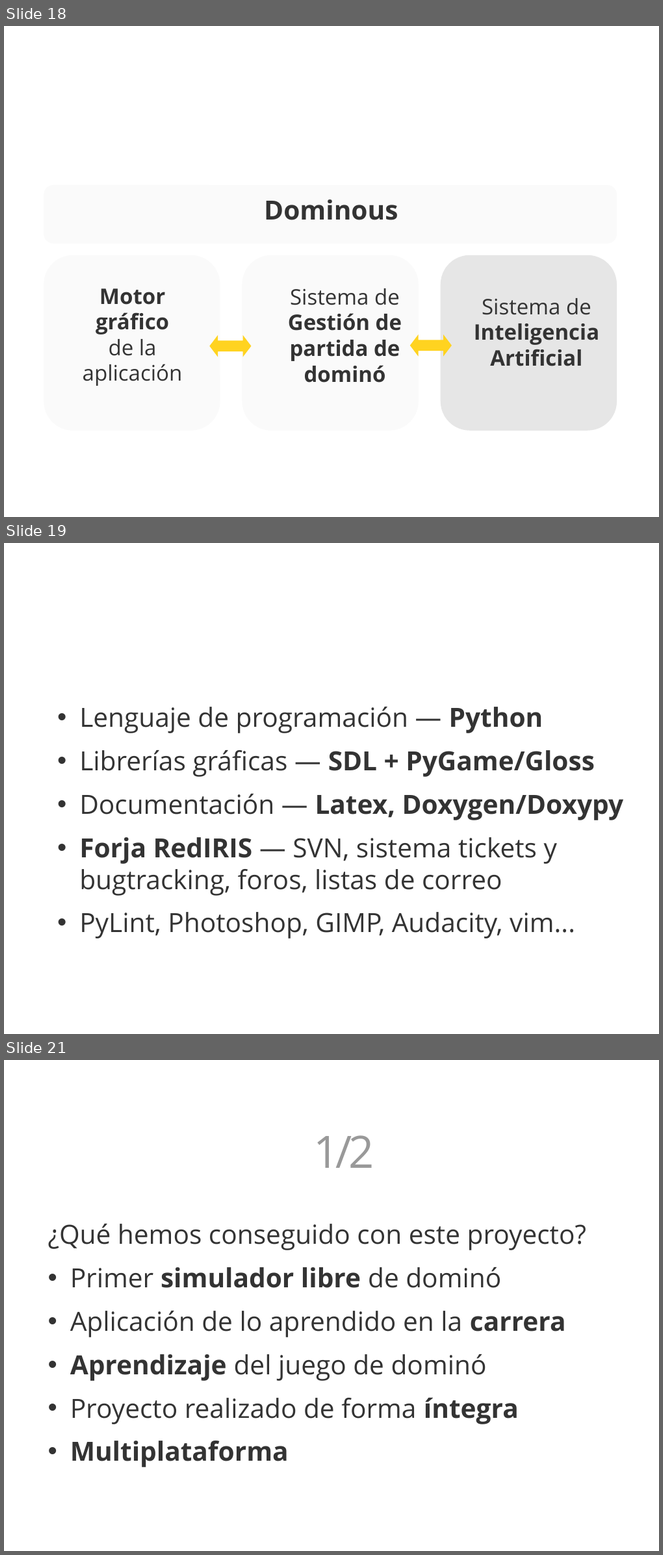
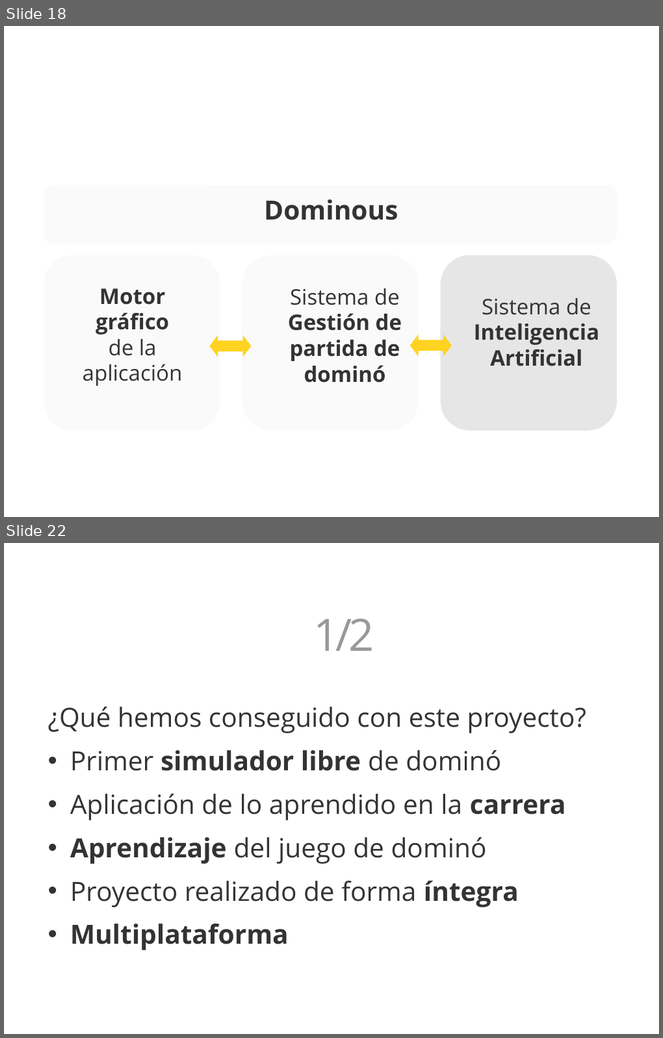
Before and after one commit to 3oheme/dominous, a slide deck: docs/presentacion/presentacion.odp. Shown one above the other, each under a label of ours: slides 18, 19 and 21 before the commit, slides 18 and 22 after it; the slides between them are not shown. The pictures are 663x1555 and 663x1038 pixels, drawn with LibreOffice and Linux fonts; fonts in the diff are those of the drawing; background and template pictures are left out. Boxes give left, top, right and bottom in pixels: in the first picture for what was removed or moved away, otherwise in the second. Text is boxed around its words. In the diff, an @@ line names an element or a change of style, - is before the commit and + after.

```diff
--- a/docs/presentacion/presentacion.odp
+++ b/docs/presentacion/presentacion.odp
@@ slide 19 removed at bbox=[4, 543, 659, 1034], background picture (left out) @@
@@ text removed at bbox=[43, 615, 624, 684] @@
-Extensiones
@@ text removed at bbox=[79, 707, 624, 939] @@
-• Lenguaje de programación — Python
-• Librerías gráficas — SDL + PyGame/Gloss
-• Documentación — Latex, Doxygen/Doxypy
-• Forja RedIRIS — SVN, sistema tickets y bugtracking, foros, listas de correo
-• PyLint, Photoshop, GIMP, Audacity, vim...
@@ what was slide 21 is now slide 22 @@
```
Also in this commit, not shown: 5 slides added, 1 other slide removed, 3 other files.
